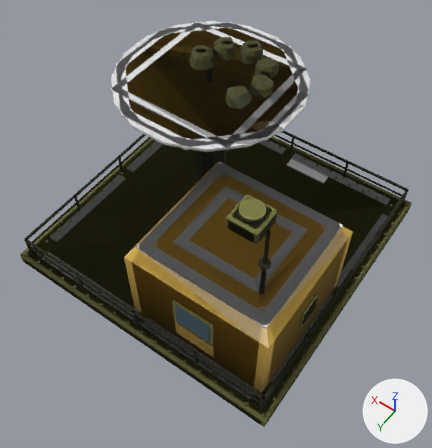
The glTF model assets/set_v5/meridian_radar_damaged.glb: old version first, new version second.
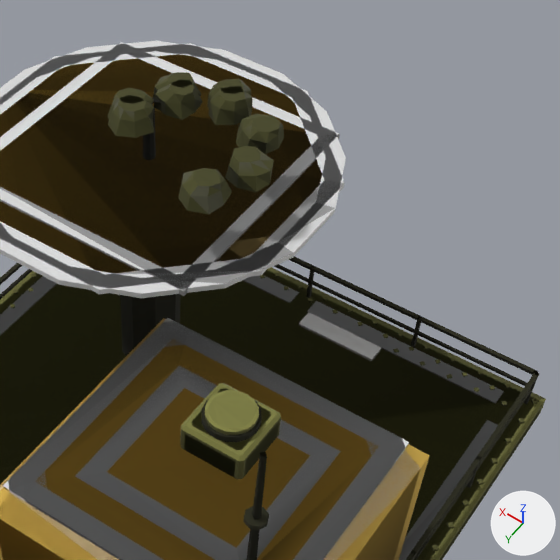
Each version appears first whole from a 50 mm camera at (-5.47, 7.95, 12.8) aimed at (-0.39, 0.84, 1.64), and next in a close-up on the part from 31% to 97% of the width and 0% to 64% of the height. Every picture has the same lights, and +X, +Y and +Z are marked at lower right. The first two pictures are the older version. Vertices at exactly the same position are counted once.

Names of what the first close-up shows: 'body', 'body.001', 'body.002'.
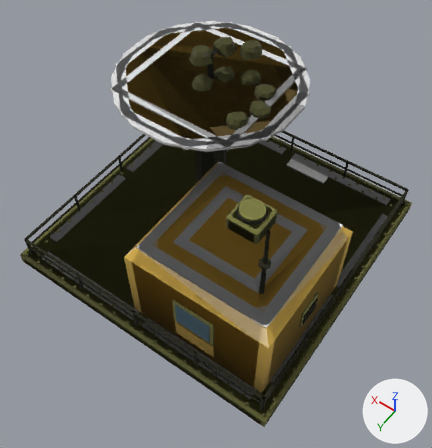
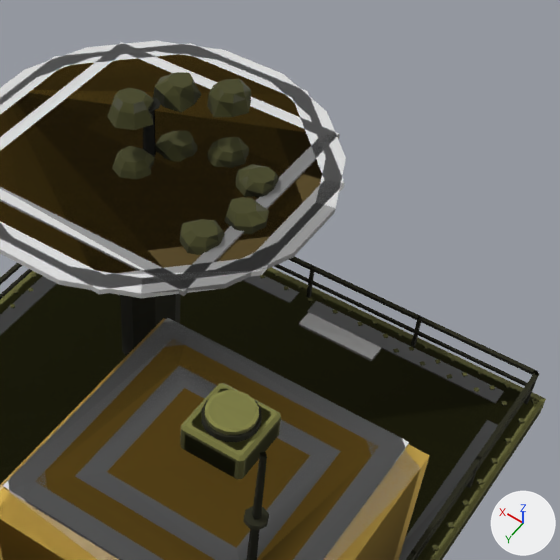
Boxes [x1, y1, x2, y2] around the edits, measured in the close-ups (560 x 560 px; the box of a moved part takes in the faces that stretch with it):
part 1 of me_mesh_0, moved or reshaped: before [108, 95, 154, 138]; after [112, 146, 155, 179]
part 2 of me_mesh_0, moved or reshaped: before [154, 80, 203, 120]; after [156, 131, 197, 162]
part 3 of me_mesh_0, moved or reshaped: before [208, 86, 253, 125]; after [207, 137, 249, 168]
part 4 of me_mesh_0, moved or reshaped: before [236, 113, 284, 154]; after [236, 164, 278, 198]
part 5 of me_mesh_0, moved or reshaped: before [225, 146, 274, 192]; after [224, 197, 269, 234]
part 6 of me_mesh_0, moved or reshaped: before [178, 168, 232, 214]; after [180, 219, 224, 255]
part 7 of me_mesh_0, moved or reshaped: before [16, 97, 320, 268]; after [149, 102, 160, 112]
part 8 of me_mesh_0, edited (looks the same): [0, 41, 539, 560] in both

Diff of the bpy script that builds the scene:
```diff
--- a/assets/set_v5/meridian_radar_damaged.glb.py
+++ b/assets/set_v5/meridian_radar_damaged.glb.py
@@ me_mesh_0 @@
 # used by ob_body; parent = ob_meridian_radar_damaged_lod0; location = (0.0, 0.0, 0.0)
-me_mesh_0.from_pydata(...)  # 2142 vertices, 2875 faces; spans x -3.7..3.7, y -3.7..3.7, z 0.0..4.7
+me_mesh_0.from_pydata(...)  # 2141 vertices, 2870 faces; spans x -3.7..3.7, y -3.7..3.7, z 0.0..4.7
+# me_mesh_0 part 1: the loose piece of 24 vertices spanning x 1.04..1.6, y -1.34..-0.73, z 4.34..4.59 is moved by (0.0, 0.0, -0.72)
+# me_mesh_0 part 2: the loose piece of 24 vertices spanning x 0.87..1.37, y -1.87..-1.37, z 4.34..4.59 is moved by (0.0, 0.0, -0.72)
+# me_mesh_0 part 3: the loose piece of 24 vertices spanning x 0.26..0.81, y -2.17..-1.55, z 4.34..4.59 is moved by (0.0, 0.0, -0.72)
+# me_mesh_0 part 4: the loose piece of 24 vertices spanning x -0.28..0.28, y -1.92..-1.32, z 4.34..4.59 is moved by (0.0, 0.0, -0.72)
+# me_mesh_0 part 5: the loose piece of 24 vertices spanning x -0.52..0.01, y -1.33..-0.78, z 4.34..4.59 is moved by (0.0, 0.0, -0.72)
+# me_mesh_0 part 6: the loose piece of 24 vertices spanning x -0.3..0.23, y -0.73..-0.16, z 4.34..4.59 is moved by (0.0, 0.0, -0.72)
+# me_mesh_0 part 7
+# 3 vertices are removed from x 0.95..1.21, y -1.3..-1.17, z 2.9..2.93
+# 17 faces are deleted
+# 2 vertices are added at (1.16, -1.3, 4.45), (1.2, -1.2, 4.45)
+# 12 new faces join them, mat_metal
+# me_mesh_0 part 8: 645 kept faces spanning x -3.63..3.63, y -3.63..3.63, z 0.3..4.7 get new vertex colours; the middle colour goes from yellow #a7a758 to yellow #a4a457
 me_mesh_0.materials.append(mat_paint)
```
